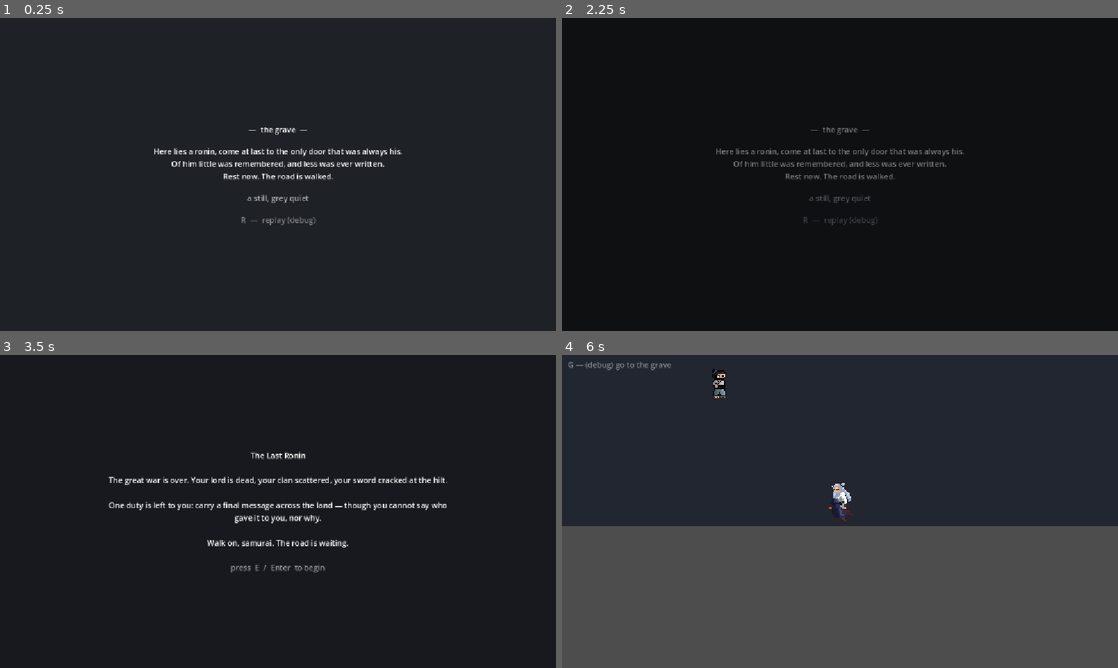
Above: before the commit, frames 1-4 (two rows, left to right).
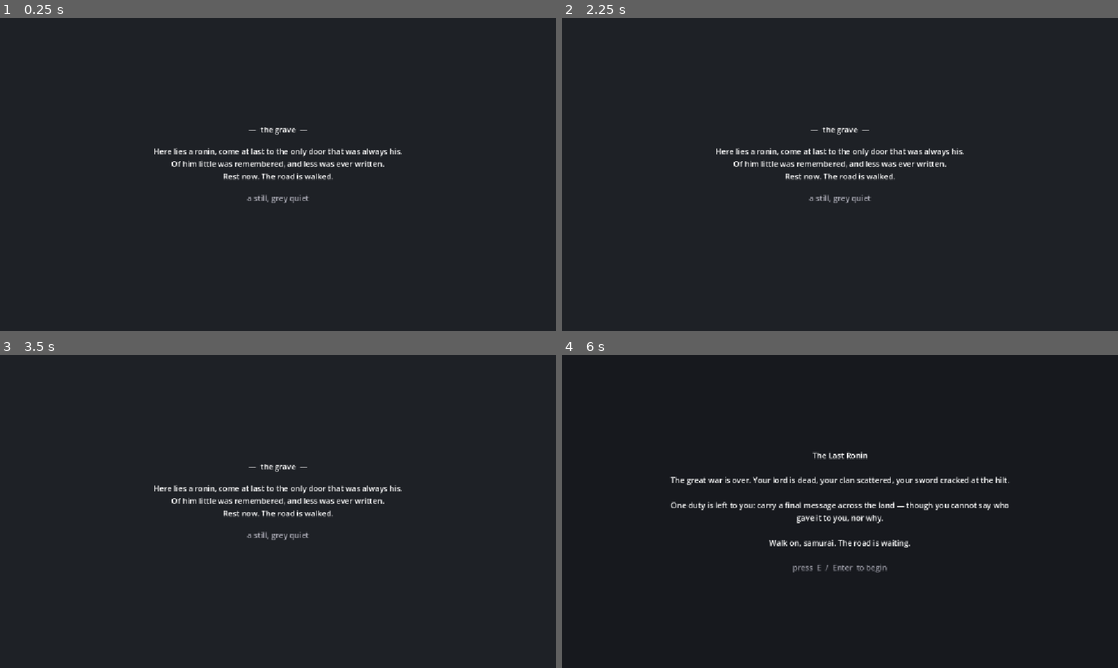
Above: after the commit, the same moments.

Repository: 01Akshaj-Maker/The-Last-Ronnin
Game: Godot game, scene res://scenes/ending/Ending.tscn
Two runs of this game, one before a commit and one after it. Both use one fixed random seed, a clock stepped at 60 frames per second and the inputs below. This scene is started directly instead of the project's main scene.
Inputs (mouse positions are in pixels of both pictures, inside the frame that each line leads up to):
- Up to frame 1 (0.25 s): no input
- Up to frame 2 (2.25 s): tap Enter (ui_accept) at 0.5, 0.77, 0.8, 1.07, 1.25 s; move the mouse to (962, 158) at 0.52 s; hold D (move_right) 0.53-1.25 s; hold E (interact) 0.53-1.25 s; click (962, 158) at 0.67 s; drag from (728, 190) to (812, 237) at 1.27 s; tap R (debug_restart) at 2 s; move the mouse to (895, 105) at 2.02 s; hold D (move_right) from 2.03 s (still down); hold E (interact) from 2.03 s (still down)
- Up to frame 3 (3.5 s): tap Enter (ui_accept) at 2.3 s; release D (move_right) at 2.75 s; release E (interact) at 2.75 s; drag from (250, 574) to (111, 464) at 2.77 s
- Up to frame 4 (6 s): tap E (interact) at 3.5, 4.25 s; move the mouse to (1006, 558) at 3.52 s; hold A (move_left) 3.53-4.25 s; tap C at 3.6 s; tap Enter (ui_accept) at 3.77, 3.8, 4.07, 5.3 s; tap R (debug_restart) at 4.15 s; drag from (673, 464) to (1090, 376) at 4.27 s; move the mouse to (867, 511) at 5.02 s; hold S (move_down) 5.03-5.75 s; tap H at 5.1 s; click (867, 511) at 5.17 s; drag from (756, 433) to (728, 527) at 5.77 s

The runs differ from the first frame. In frame 1, 0.1% of the frame differs, in the area x 43-57%, y 63-67%; in frame 2, 1.6%; in frame 3, 3.3%; in frame 4, 47%, in the area x 0-100%, y 2-100%.

Commit message:
Make the village play through as one clean journey
- Turn off the developer skip and replay shortcuts
- Clear the path so the way out of the village is easy to find
- Bring the wandering monk into the village
- Let the widow react to how you have treated people
- Fix an error that fired when reaching the grave

Diff:
--- a/data/dialogue/village_widow.tres
+++ b/data/dialogue/village_widow.tres
@@ -9,7 +9,14 @@
 axis = "Mercy"
 comparator = ">="
 threshold = 2
-body = "The rice-thief still has both his hands — and his children ate tonight, first time in days. They say that mercy was yours, stranger. Bless you for it. Kindness has grown so rare in this war I had near forgotten its face."
+body = "Word runs ahead of a man on this road. They say yours is a gentler hand than most that carry a sword — that you stay the blade where other men would let it fall. Mercy, in a time like this. Bless you for it; I had near forgotten its face."
+
+[sub_resource type="Resource" id="variant_punished"]
+script = ExtResource("3")
+axis = "Mercy"
+comparator = "<="
+threshold = -1
+body = "They say you keep the old law to the letter, stranger — that your hand doesn't waver, whatever it costs the wretch beneath it. Well. The law is fed, at least. Hard times make hard men, I suppose."
 
 [sub_resource type="Resource" id="choice_a"]
 script = ExtResource("2")
@@ -29,6 +36,6 @@
 [resource]
 script = ExtResource("1")
 speaker = "Widow by the Shrine"
-body = "They took the rice-thief's hand at the crossroads this morning — I hear you gave him to the magistrate without a flicker. Well. The law is fed, at least. Hard times make hard men, I suppose."
-variants = [SubResource("variant_mercy")]
+body = "This village has buried more sons than it has left to feed. You have the look of the road on you, stranger — passing through, like everything does now. Even kindness. Even grief."
+variants = [SubResource("variant_mercy"), SubResource("variant_punished")]
 choices = [SubResource("choice_a"), SubResource("choice_b")]
--- a/scenes/ending/Ending.tscn
+++ b/scenes/ending/Ending.tscn
@@ -65,4 +65,4 @@
 layout_mode = 2
 horizontal_alignment = 1
 modulate = Color(0.5, 0.5, 0.54, 1)
-text = "R  —  replay (debug)"
+text = "press  Enter  to walk the road again"
--- a/scenes/world/Main.tscn
+++ b/scenes/world/Main.tscn
@@ -4,12 +4,12 @@
 [ext_resource type="PackedScene" path="res://scenes/player/Player.tscn" id="2"]
 [ext_resource type="PackedScene" path="res://scenes/npc/Npc.tscn" id="3"]
 [ext_resource type="PackedScene" path="res://scenes/ui/DialogueBox.tscn" id="4"]
-[ext_resource type="PackedScene" path="res://scenes/debug/DebugJump.tscn" id="5"]
 [ext_resource type="PackedScene" path="res://scenes/env/Block.tscn" id="6"]
 [ext_resource type="Resource" path="res://data/dialogue/village_widow.tres" id="7"]
 [ext_resource type="Resource" path="res://data/dialogue/village_thief.tres" id="8"]
 [ext_resource type="Resource" path="res://data/dialogue/village_child.tres" id="9"]
 [ext_resource type="PackedScene" path="res://scenes/world/ChapterExit.tscn" id="10"]
+[ext_resource type="Resource" path="res://data/dialogue/monk_intro.tres" id="11"]
 
 [node name="Main" type="Node2D"]
 script = ExtResource("1")
@@ -69,7 +69,7 @@
 block_color = Color(0.28, 0.26, 0.3, 1)
 
 [node name="Temple" parent="Environment" instance=ExtResource("6")]
-position = Vector2(30, -400)
+position = Vector2(-330, -465)
 block_size = Vector2(240, 220)
 block_color = Color(0.32, 0.3, 0.36, 1)
 
@@ -108,7 +108,7 @@
 position = Vector2(0, 440)
 
 [node name="Widow" parent="Actors" instance=ExtResource("3")]
-position = Vector2(30, -210)
+position = Vector2(70, -210)
 dialogue = ExtResource("7")
 npc_animation = &"widow"
 sprite_scale = Vector2(3.2, 3.2)
@@ -132,6 +132,12 @@
 sprite_offset = Vector2(0, -8)
 body_size = Vector2(30, 42)
 
+[node name="Monk" parent="Actors" instance=ExtResource("3")]
+position = Vector2(150, -60)
+dialogue = ExtResource("11")
+npc_animation = &"villager_old"
+sprite_scale = Vector2(3.2, 3.2)
+sprite_offset = Vector2(0, -7)
+body_size = Vector2(42, 56)
+
 [node name="DialogueUI" parent="." instance=ExtResource("4")]
-
-[node name="DebugJump" parent="." instance=ExtResource("5")]
--- a/scripts/world/chapter_exit.gd
+++ b/scripts/world/chapter_exit.gd
@@ -12,5 +12,7 @@
 
 func _on_body_entered(body: Node) -> void:
 	if body.is_in_group("player"):
-		monitoring = false  # one-shot; don't fire again mid-transition
+		# One-shot; don't fire again mid-transition. Must be deferred: Godot blocks changing
+		# monitoring directly inside a body_entered callback.
+		set_deferred("monitoring", false)
 		GameFlow.advance_chapter()
--- a/scripts/world/ending.gd
+++ b/scripts/world/ending.gd
@@ -11,6 +11,10 @@
 ## tinted ColorRect for light and CPUParticles2D squares for blossoms/snow. Real art/shaders
 ## can replace them later: the selection logic below reads only from data and never changes.
 
+## The grave is meant to land before anything invites the player to move on, so the
+## "begin again" prompt stays hidden and inert for this long, then fades in.
+const REPLAY_DELAY: float = 3.5
+
 @export var epitaph: EpitaphData
 @export var mood_set: MoodSet
 
@@ -19,12 +23,16 @@
 @onready var _particles: CPUParticles2D = $Particles
 @onready var _epitaph_label: Label = $Center/VBox/Epitaph
 @onready var _caption_label: Label = $Center/VBox/Caption
+@onready var _hint_label: Label = $Center/VBox/Hint
+
+var _can_replay: bool = false
 
 
 func _ready() -> void:
 	_apply_mood(mood_set.pick(_warmth()) if mood_set != null else null)
 	if epitaph != null:
 		_epitaph_label.text = epitaph.assemble()
+	_arm_replay()
 
 
 ## Warmth of the life just lived. Mercy and selflessness read warm; attachment (clinging,
@@ -64,8 +72,17 @@
 	_particles.scale_amount_max = 6.0
 
 
+## Hold the "begin again" prompt back until the grave has had a moment to land, then fade
+## it in and allow the replay. Keeps the ending from feeling like a menu.
+func _arm_replay() -> void:
+	_hint_label.modulate.a = 0.0
+	await get_tree().create_timer(REPLAY_DELAY).timeout
+	_can_replay = true
+	var tween: Tween = create_tween()
+	tween.tween_property(_hint_label, "modulate:a", 1.0, 1.2)
+
+
 func _process(_delta: float) -> void:
-	# TEMP (debug): replay the whole journey from the intro. Remove with the debug harness.
-	if Input.is_action_just_pressed("debug_restart"):
+	if _can_replay and (Input.is_action_just_pressed("interact") or Input.is_action_just_pressed("ui_accept")):
 		set_process(false)
 		GameFlow.restart()
Not shown: 1 places in data/dialogue/village_widow.tres that only renumber resources
